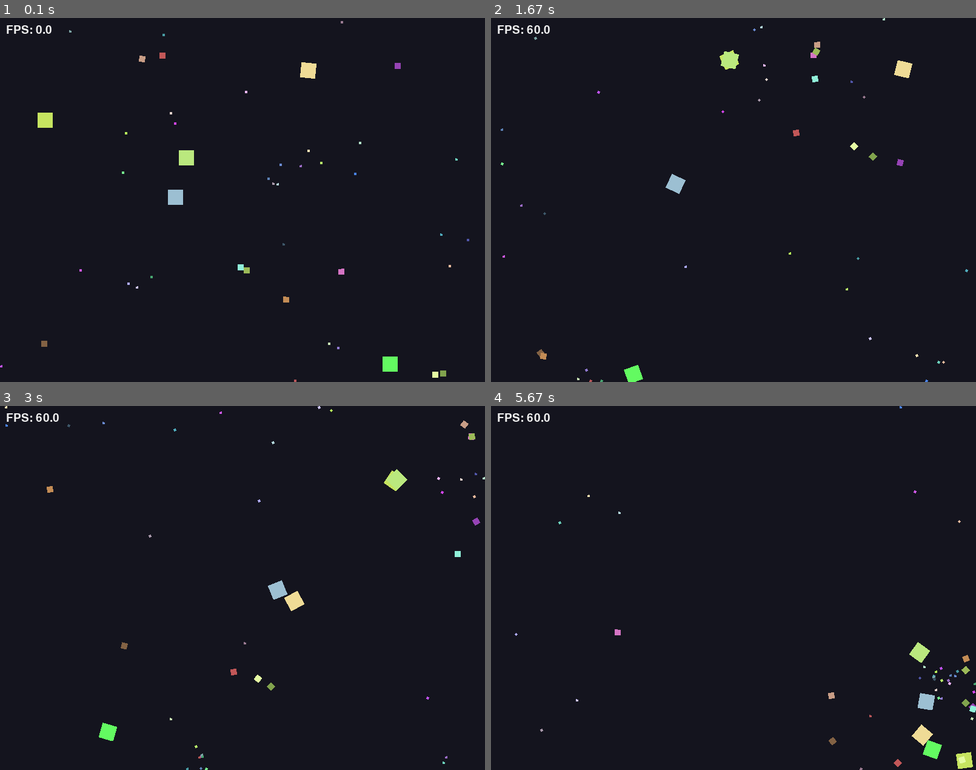
Above: before the commit, frames 1-4 (two rows, left to right).
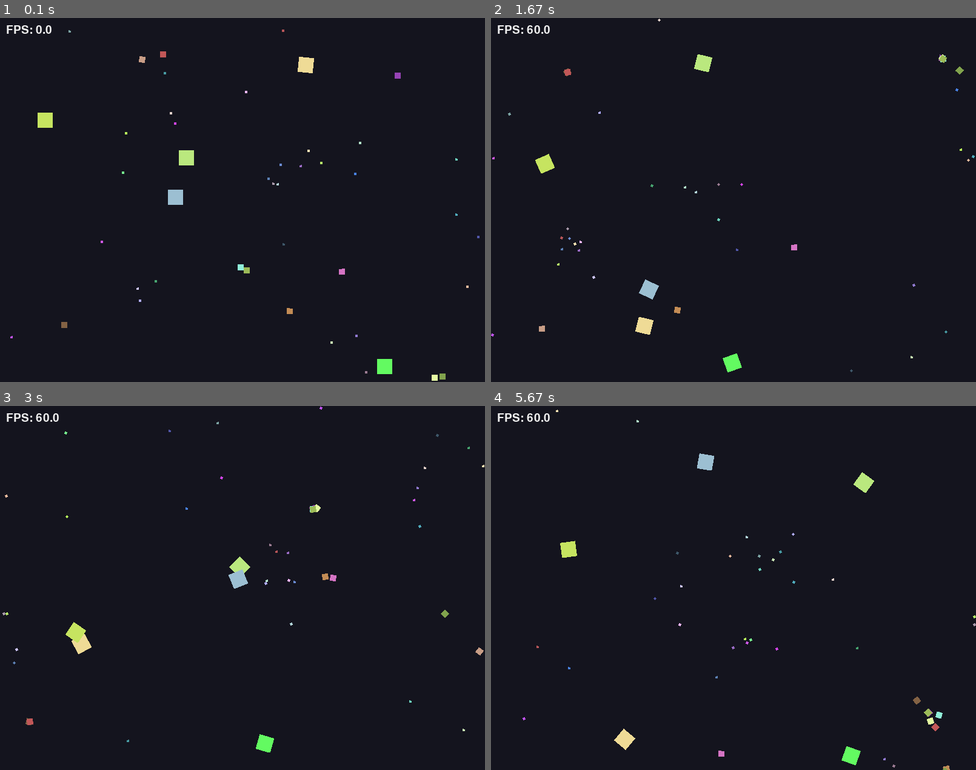
Above: after the commit, the same moments.

Repository: AgentAK2007/lab8-pygame
Game: pygame game, started from main.py
Two runs of this game, one before a commit and one after it. Both use one fixed random seed, a clock stepped at 60 frames per second and the inputs below.
Inputs:
- Up to frame 1 (0.1 s): no input
- Up to frame 2 (1.67 s): no input
- Up to frame 3 (3 s): no input
- Up to frame 4 (5.67 s): no input

The runs differ from the first frame. In frame 1, 0.5% of the frame differs, in the area x 0-99%, y 0-100%; in frame 2, 1.7%; in frame 3, 1.7%; in frame 4, 1.8%, in the area x 4-100%, y 0-100%.

Commit message:
exam: q3 - screen wrapping

Diff:
--- a/main.py
+++ b/main.py
@@ -198,33 +198,6 @@
             self.vx = chase_vx * speed
             self.vy = chase_vy * speed
 
-        # --- AVOID WALLS (MARGIN BOUNCE) ---
-        # Don't wait to hit the wall. Start pushing away when 50 pixels close to it.
-        margin = 50
-        # turn_factor is how hard the invisible wall pushes back.
-        turn_factor = speed * 0.1
-
-        # If too close to left wall, push right (positive vx)
-        if self.x < margin:
-            self.vx += turn_factor
-        # If too close to right wall, push left (negative vx)
-        if self.x > WINDOW_WIDTH - self.size - margin:
-            self.vx -= turn_factor
-        # If too close to top wall, push down (positive vy)
-        if self.y < margin:
-            self.vy += turn_factor
-        # If too close to bottom wall, push up (negative vy)
-        if self.y > WINDOW_HEIGHT - self.size - margin:
-            self.vy -= turn_factor
-
-        # Because pushing away from walls adds speed, we might go too fast.
-        # We calculate our current speed...
-        current_speed = math.hypot(self.vx, self.vy)
-        if current_speed > 0:
-            # ...and shrink it back down to our natural max speed (normalization again).
-            self.vx = (self.vx / current_speed) * speed
-            self.vy = (self.vy / current_speed) * speed
-
         # --- RANDOM WIGGLES (JITTER) ---
         # 5% chance every single frame to wiggle slightly off path.
         if random.random() < 0.05:
@@ -259,33 +232,18 @@
         # Call the "Brain" function above to figure out our self.vx and self.vy.
         self.apply_steering_and_jitter(squares)
 
-        # ABSOLUTE WALL BOUNCE (Failsafe in case Margin Bounce fails)
-        # If we hit the absolute left edge (x <= 0) and are moving left (vx < 0)...
-        if self.x <= 0 and self.vx < 0:
-            self.vx = abs(self.vx) # Force velocity positive (move right).
-        # Same for right edge...
-        elif self.x >= WINDOW_WIDTH - self.size and self.vx > 0:
-            self.vx = -abs(self.vx) # Force velocity negative (move left).
-
-        # Same for top edge...
-        if self.y <= 0 and self.vy < 0:
-            self.vy = abs(self.vy)
-        # Same for bottom edge...
-        elif self.y >= WINDOW_HEIGHT - self.size and self.vy > 0:
-            self.vy = -abs(self.vy)
-
         # TIME-BASED INTEGRATION: The most important math!
-        # Distance = Velocity * Time.
-        # We multiply our speed by 'dt' so movement is smooth regardless of computer lag.
         self.x += self.vx * dt
         self.y += self.vy * dt
-        # Spin the square based on time too.
         self.angle = (self.angle + self.rotation_speed * dt) % 360
 
-        # CLAMPING: Absolutely force the X and Y coordinates to stay inside the window.
-        # min() and max() trap the number so it can never be less than 0 or greater than the width.
-        self.x = max(0, min(self.x, float(WINDOW_WIDTH - self.size)))
-        self.y = max(0, min(self.y, float(WINDOW_HEIGHT - self.size)))
+        #EXERCISE 3
+        #modulo operator so i get the remainder after the division by the screen width/height
+        #If x goes to 805, 805 % 800 = 5. So its on the left side
+        #If x goes to -5, -5 % 800 = 795. So its on the right side
+        self.x = self.x % WINDOW_WIDTH
+        self.y = self.y % WINDOW_HEIGHT
+
 
     # --- DRAW IT TO THE SCREEN ---
     def draw(self, surface: pygame.Surface) -> None:
